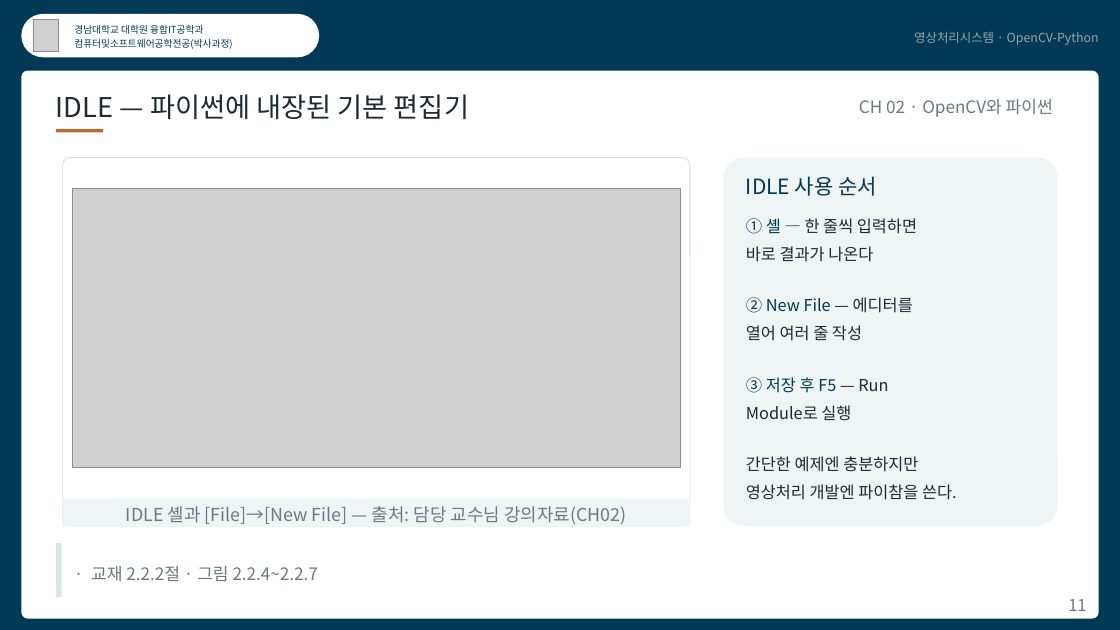
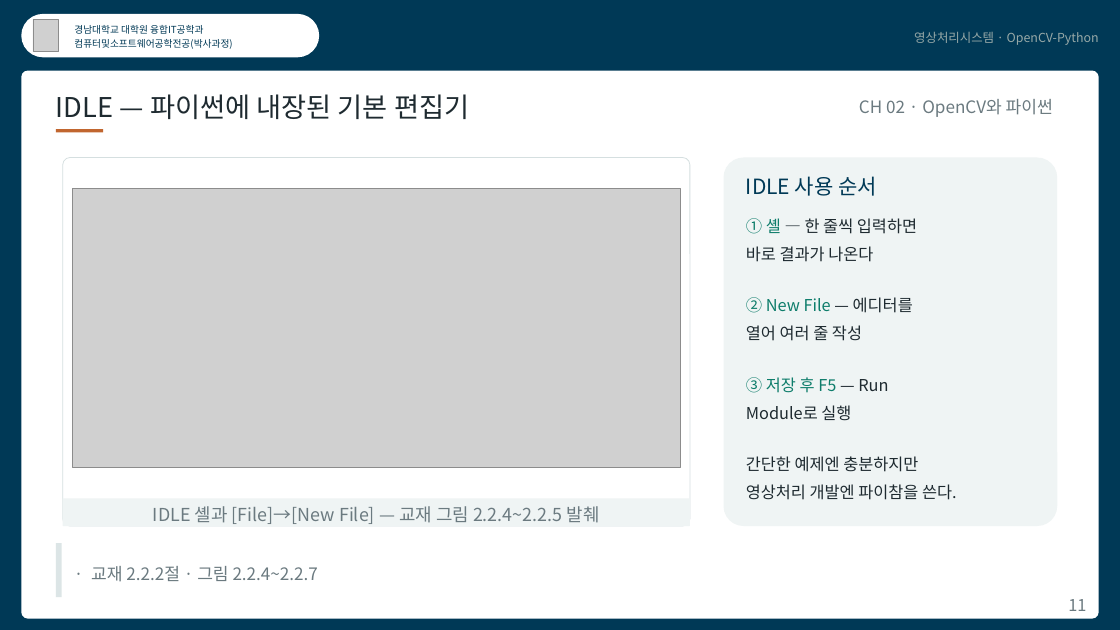
Before and after one commit to kkiimmiinn/cs-study-lab, a slide deck: slide 11 of ips/영상처리시스템_CH02.pptx. Drawn at 1120x630 pixels with LibreOffice and Linux fonts; fonts in the diff are those of the drawing; grey boxes stand for pictures. Boxes give left, top, right and bottom in pixels: in the first picture for what was removed or moved away, otherwise in the second. Text is boxed around its words. In the diff, an @@ line names an element or a change of style, - is before the commit and + after.

```diff
--- a/ips/영상처리시스템_CH02.pptx
+++ b/ips/영상처리시스템_CH02.pptx
@@ text at (746,218,917,393): text colour #003956 to #0E7D6B in "① 셸", "② New File", "③ 저장 후 F5" @@
@@ text at (153,506,600,524): text changed @@
-IDLE 셸과 [File]→[New File] — 출처: 담당 교수님 강의자료(CH02)
+IDLE 셸과 [File]→[New File] — 교재 그림 2.2.4~2.2.5 발췌
```
Also in this commit, not shown: 14 other slides changed, 47 other files.
